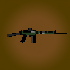
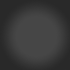
Comparing the layer stacks of the two w=70, h=70 images. Changes:
hid "Layer 5" over [7, 28, 67, 43]
